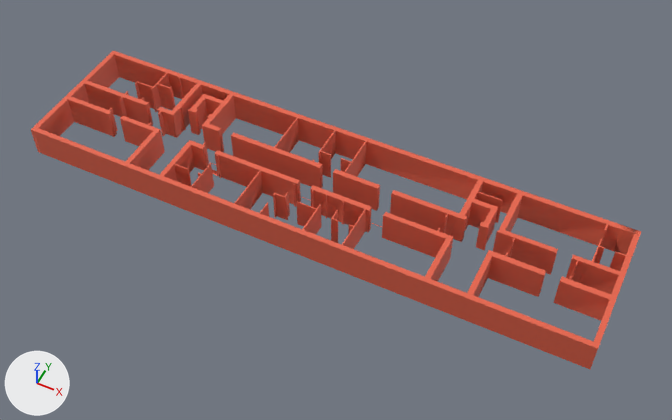
What one commit did to the FBX model Assets/Meshes/2 building (8th floor).fbx.
Camera for both pictures: a 50 mm lens placed at (2.4, -61.3, 68.4), pointed at (-24.8, -6.8, 0.3). The lights are fixed; the arrows at lower left show +X, +Y and +Z. Where no turn or scale is listed for an object, it has been applied to the vertices.

The first picture shows 'Measurements', 'Walls'.
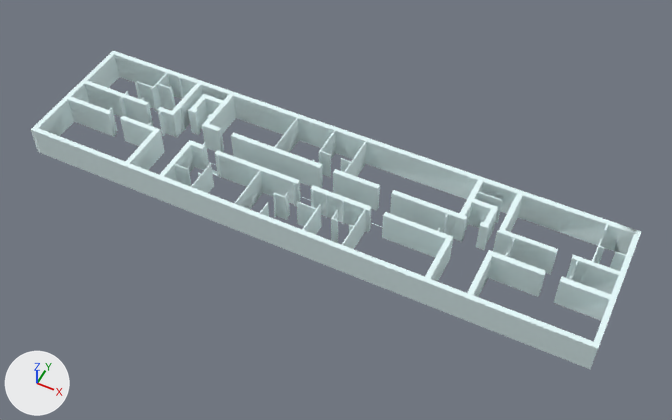
Commit message: reworking 2 build (8th floor)

Patch to the scene script:
```diff
--- a/Assets/Meshes/2 building (8th floor).fbx.py
+++ b/Assets/Meshes/2 building (8th floor).fbx.py
@@ mat_material_002 @@
 mat_material_002 = principled_material('Material.002')
-mat_material_002.base_color = (0.8, 0.128, 0.0676)  # red #e7644a
+mat_material_002.base_color = (0.818, 0.99, 1.0)  # white #e9feff
```

Changed parts and their boxes (x1, y1, x2, y2) in the pictures (672 x 420 px):
'Walls', recoloured (red to white)
    both: (31, 51, 641, 369)
'Measurements', recoloured
    both: (211, 163, 382, 227)
